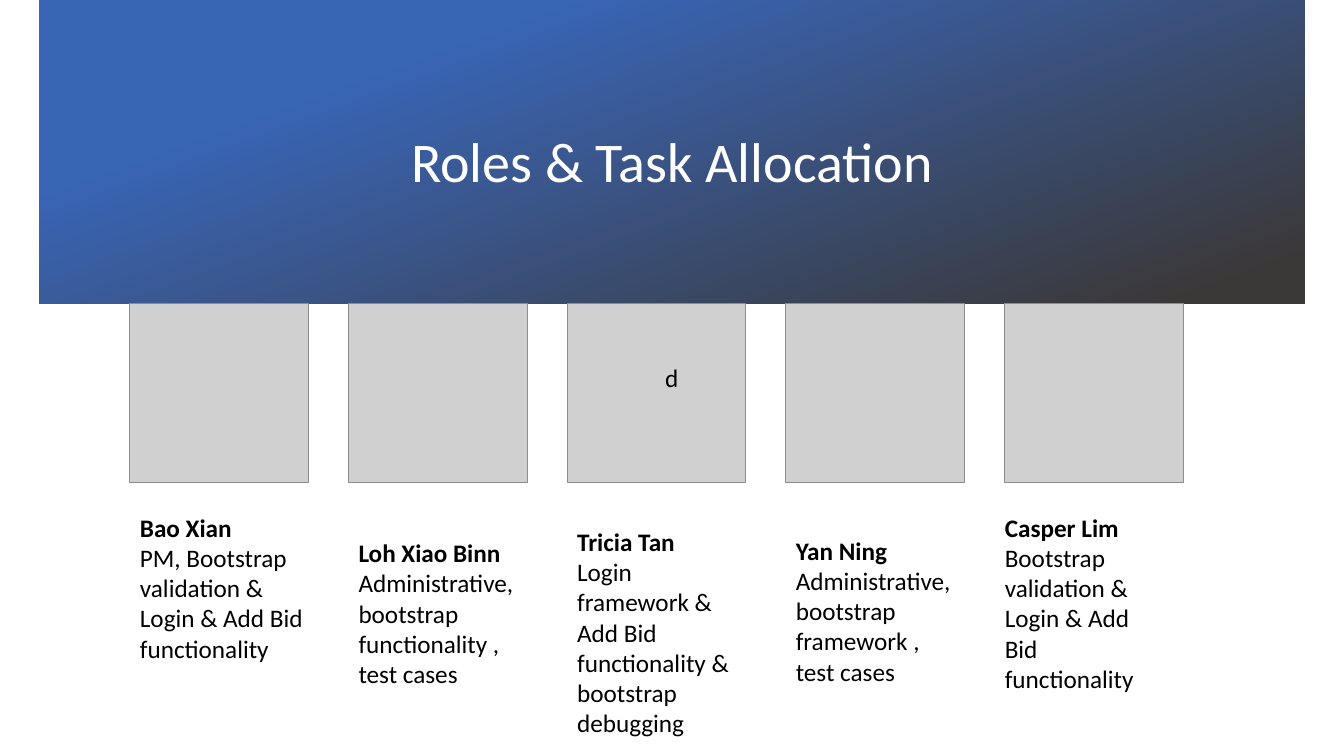
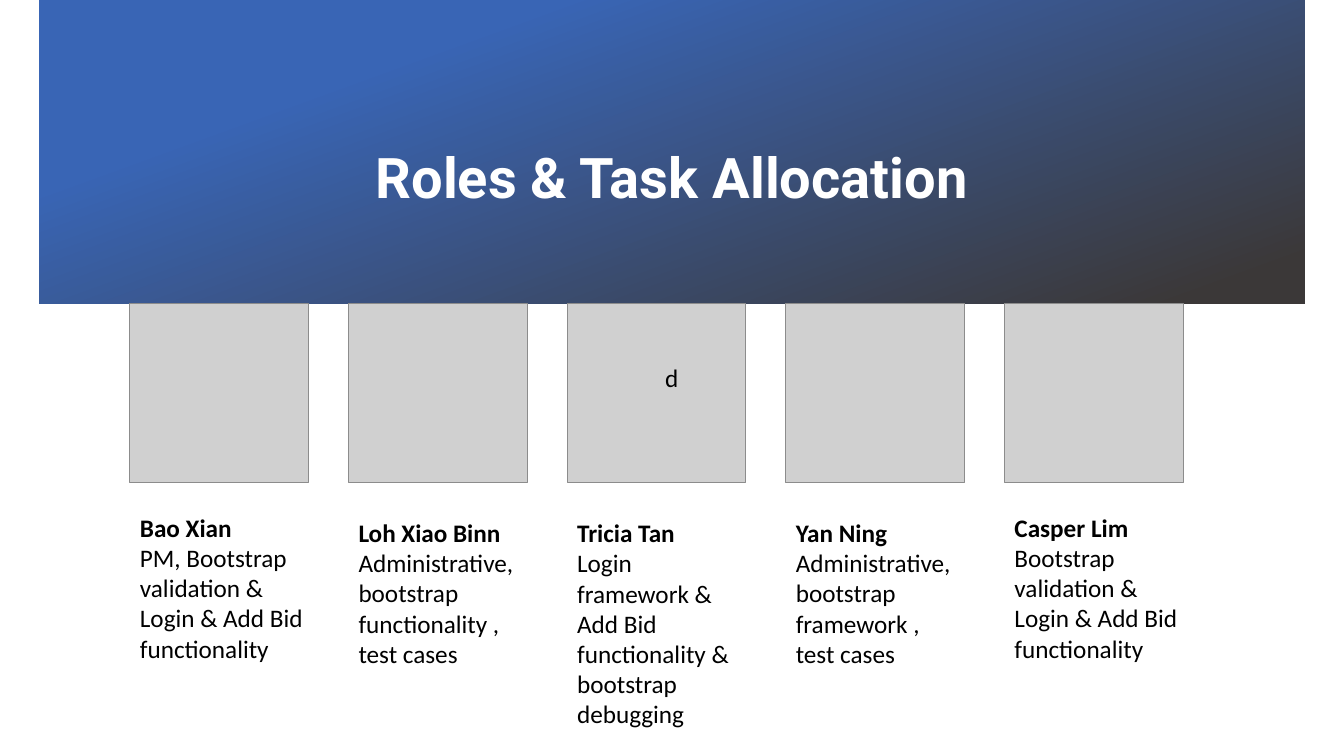
Before and after one commit to xbloh/Online-Course-Bidding-System-, a slide deck: slide 5 of presentations/PM Review - Week 7.pptx. Drawn at 1344x756 pixels with LibreOffice and Linux fonts; fonts in the diff are those of the drawing; grey boxes stand for pictures; background and template pictures are left out. Boxes give left, top, right and bottom in pixels: in the first picture for what was removed or moved away, otherwise in the second. Text is boxed around its words. In the diff, an @@ line names an element or a change of style, - is before the commit and + after.

```diff
--- a/presentations/PM Review - Week 7.pptx
+++ b/presentations/PM Review - Week 7.pptx
@@ title "Roles & Task Allocation": place and size @@
-title "Roles & Task Allocation" at (411, 143, 933, 183)
+title "Roles & Task Allocation" at (376, 156, 968, 199)
@@ title "Roles & Task Allocation" at (376, 156, 968, 199): font Calibri to Roboto, bold on @@
@@ text "Casper Lim" rewrapped from (1005, 519, 1134, 692) to (1014, 519, 1177, 662) @@
@@ text "Loh Xiao Binn": place and size @@
-text "Loh Xiao Binn" at (359, 544, 514, 684)
+text "Loh Xiao Binn" at (359, 524, 514, 664)
@@ text "Tricia Tan": place and size @@
-text "Tricia Tan" at (577, 533, 706, 737)
+text "Tricia Tan" at (577, 524, 706, 728)
@@ text "Yan Ning": place and size @@
-text "Yan Ning" at (796, 542, 951, 682)
+text "Yan Ning" at (796, 524, 951, 664)
```
Also in this commit, not shown: 11 other slides changed, 4 slides added.
